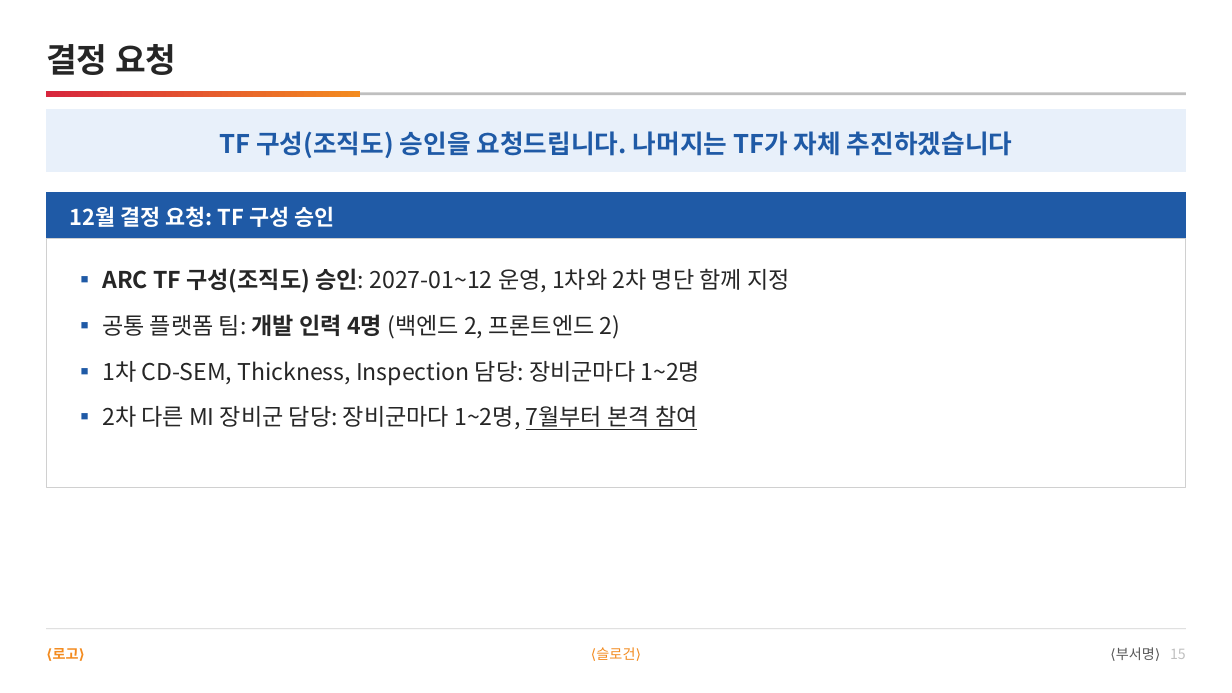
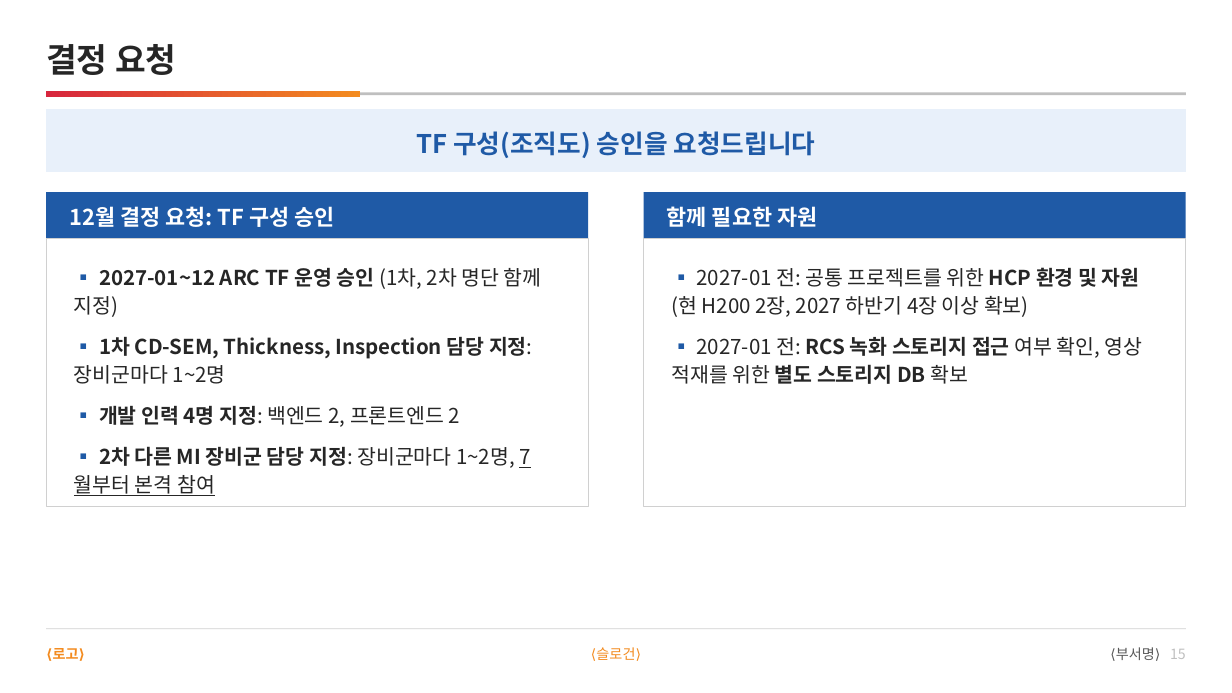
Before and after one commit to DarrenKoi/pm_notes, a slide deck: slide 15 of my-task/arc-tf/deliverables/arc-tf-team-full.pptx. Drawn at 1232x693 pixels with LibreOffice and Linux fonts; fonts in the diff are those of the drawing. Boxes give left, top, right and bottom in pixels: in the first picture for what was removed or moved away, otherwise in the second. Text is boxed around its words. In the diff, an @@ line names an element or a change of style, - is before the commit and + after.

```diff
--- a/my-task/arc-tf/deliverables/arc-tf-team-full.pptx
+++ b/my-task/arc-tf/deliverables/arc-tf-team-full.pptx
@@ text at (416, 131, 816, 158): text changed @@
-TF 구성(조직도) 승인을 요청드립니다. 나머지는 TF가 자체 추진하겠습니다
+TF 구성(조직도) 승인을 요청드립니다
@@ rectangle: place and size @@
-rectangle at (46, 192, 1186, 238)
+rectangle at (46, 192, 589, 238)
@@ rectangle added at (644, 192, 1187, 238), fill #1F5AA6 @@
@@ text added at (667, 206, 817, 227), 17 pt, text #FFFFFF, bold @@
+함께 필요한 자원
@@ rectangle: place and size @@
-rectangle at (46, 238, 1186, 488)
+rectangle at (46, 238, 589, 506)
@@ rectangle added at (644, 238, 1187, 506), fill #FFFFFF, outline #D0D0D0 1 pt @@
@@ text at (74, 268, 542, 496): text changed; size 18 to 16 pt; bold on @@
-▪ ARC TF 구성(조직도) 승인: 2027-01~12 운영, 1차와 2차 명단 함께 지정
-▪ 공통 플랫폼 팀: 개발 인력 4명 (백엔드 2, 프론트엔드 2)
-▪ 1차 CD-SEM, Thickness, Inspection 담당: 장비군마다 1~2명
-▪ 2차 다른 MI 장비군 담당: 장비군마다 1~2명, 7월부터 본격 참여
+▪ 2027-01~12 ARC TF 운영 승인 (1차, 2차 명단 함께 지정)
+▪ 1차 CD-SEM, Thickness, Inspection 담당 지정: 장비군마다 1~2명
+▪ 개발 인력 4명 지정: 백엔드 2, 프론트엔드 2
+▪ 2차 다른 MI 장비군 담당 지정: 장비군마다 1~2명, 7월부터 본격 참여
@@ text added at (671, 267, 1143, 384), 16 pt, text #262626 @@
+▪ 2027-01 전: 공통 프로젝트를 위한 HCP 환경 및 자원 (현 H200 2장, 2027 하반기 4장 이상 확보)
+▪ 2027-01 전: RCS 녹화 스토리지 접근 여부 확인, 영상 적재를 위한 별도 스토리지 DB 확보
```
Also in this commit, not shown: 9 other files.
